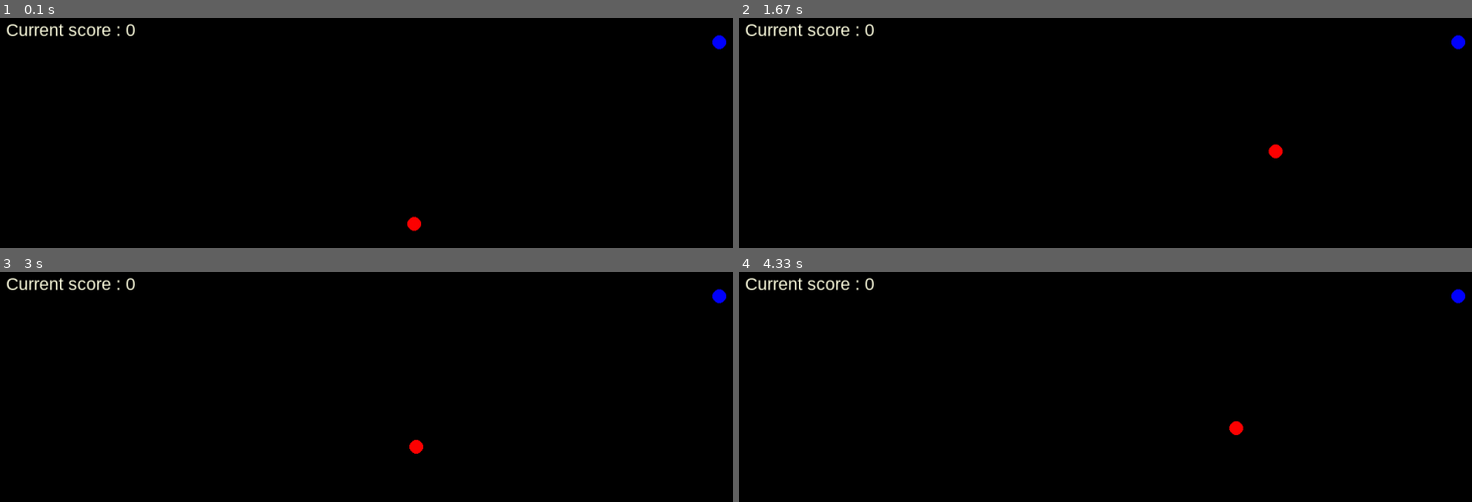
Above: before the commit, frames 1-4 (two rows, left to right).
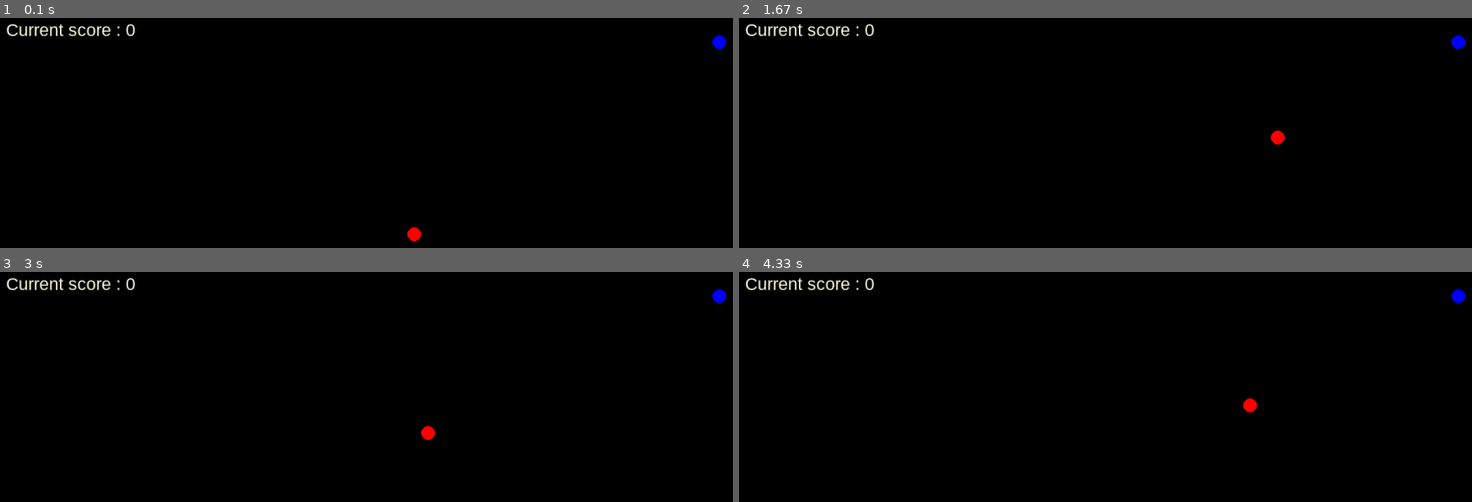
Above: after the commit, the same moments.

Repository: Matthew-Reidy/pygame-snake
Game: pygame game, started from main.py
The game is run twice, just before and just after one commit, with the same random seed, the same clock (stepped at 60 frames per second) and the same inputs.
Inputs:
- Up to frame 1 (0.1 s): no input
- Up to frame 2 (1.67 s): hold D 0.33-0.8 s; hold W 0.83-1.13 s; hold D 1.17-1.63 s
- Up to frame 3 (3 s): hold A 1.67-2.2 s; hold S 2.23-2.53 s; hold A 2.57-2.97 s
- Up to frame 4 (4.33 s): hold W 3-3.37 s; hold D 3.4-4.03 s; hold S from 4.07 s (still down)

The runs differ from the first frame. In frame 1, 0.2% of the frame differs, in the area x 55-58%, y 86-98%; in frame 2, 0.2%; in frame 3, 0.2%, in the area x 55-60%, y 66-80%; in frame 4, 0.2%.

Commit message:
win/lose conditions, alternating body segment colors

Diff:
--- a/main.py
+++ b/main.py
@@ -13,11 +13,13 @@
 
 COLLISION = pygame.USEREVENT + 1
 
-GAME_OUTCOME = pygame.USEREVENT + 2
+LOSE_CONDITION = pygame.USEREVENT + 2
+
+WIN_CONDITION = pygame.USEREVENT + 3
 
 DEFAULT_CIRCLE_RADIUS = 10
 
-movement_speed = 3
+MOVEMENT_SPEED= 20
 
 def main() -> None:
 
@@ -27,7 +29,7 @@
 
     player_prev_pos = pygame.Vector2(player_pos)
 
-    myfont = pygame.font.SysFont("Arial", 25)
+    font = pygame.font.SysFont("Arial", 25)
 
     rand_pos = RandPos(player_pos)
 
@@ -39,8 +41,7 @@
 
         screen.fill("black")
 
-        gameCounter(chain, myfont)
-
+        gameCounter(chain, font)
 
         for event in pygame.event.get():
             if event.type == pygame.QUIT:
@@ -54,23 +55,42 @@
                     # First body segment starts at the player's previous position
                     chain.append({
                         "current_position": pygame.Vector2(player_prev_pos),
-                        "previous_position": pygame.Vector2(player_prev_pos)
+                        "previous_position":pygame.Vector2(player_prev_pos),
+                        "color": "red"
                     })
                 else:
                     # Additional segments follow the last segment's previous position
+                    color = ""
+
+                    if len(chain) % 2 == 0:
+                        color = "red"
+                    else:
+                        color = "green"
+
                     last_segment = chain[-1]
                     chain.append({
                         "current_position": pygame.Vector2(last_segment["previous_position"]),
-                        "previous_position": pygame.Vector2(last_segment["previous_position"])
+                        "previous_position": pygame.Vector2(last_segment["previous_position"]),
+                        "color": color
                     })
 
-            if event.type == GAME_OUTCOME:
+            if event.type == LOSE_CONDITION:
+
+                label = font.render(f"YOU LOSE!", 1, (255,255,225))
+                screen.blit(label, (screen.get_width() / 2, screen.get_height() / 2))
+
+                running = False
+
+            if event.type == WIN_CONDITION:
+
+                label = font.render(f"YOU WIN!", 1, (255,255,225))
+                screen.blit(label, (screen.get_width() / 2, screen.get_height() / 2))
+
                 running = False
 
             if event.type == pygame.KEYDOWN:
                 if event.key in [pygame.K_w, pygame.K_a, pygame.K_s, pygame.K_d]:
                     movement_direction = event.key
-
 
 
         #food node
@@ -82,27 +102,28 @@
 
         if movement_direction == pygame.K_w:
 
-            player_pos.y -= movement_speed
+            player_pos.y -= MOVEMENT_SPEED
 
         if movement_direction == pygame.K_s:
 
-            player_pos.y += movement_speed
+            player_pos.y += MOVEMENT_SPEED
 
         if movement_direction == pygame.K_a:
 
-            player_pos.x -= movement_speed
+            player_pos.x -= MOVEMENT_SPEED
 
         if movement_direction == pygame.K_d:
 
-            player_pos.x += movement_speed
+            player_pos.x += MOVEMENT_SPEED
 
-        detectCircleCollision(rand_pos, player_pos)
+        if detectCircleCollision(rand_pos, player_pos):
+            pygame.event.post(pygame.event.Event(COLLISION))
 
         player_prev_pos = pygame.Vector2(player_pos)
 
         pygame.display.flip()
 
-        clock.tick(60) / 1000
+        clock.tick(10)
 
 
     pygame.quit()
@@ -122,18 +143,19 @@
             invalidCoordinates = False
             return pygame.Vector2(pos_x, pos_y)
 
-def detectCircleCollision(rand_pos : pygame.Vector2, player_pos: pygame.Vector2) -> None:
+def detectCircleCollision(rand_pos : pygame.Vector2, player_pos: pygame.Vector2) -> bool:
 
     # distance between two coordinates on the grid
     inner = (rand_pos.x - player_pos.x)**2 + (rand_pos.y - player_pos.y)**2
 
     distance = math.sqrt(inner)
 
-    if distance <= DEFAULT_CIRCLE_RADIUS * 2:
-        pygame.event.post(pygame.event.Event(COLLISION))
+    if distance < DEFAULT_CIRCLE_RADIUS * 2:
+        return True
 
+    return False
 
-def moveBody(chain, player_prev_pos ) -> None:
+def moveBody(chain, player_prev_pos) -> None:
 
     if len(chain) > 0:
 
@@ -143,6 +165,7 @@
         first_segment["current_position"] = pygame.Vector2(player_prev_pos)
 
         for i in range(1, len(chain)):
+
             current_segment = chain[i]
             prev_segment = chain[i - 1]
             current_segment_prev_pos = current_segment["current_position"]
@@ -150,7 +173,11 @@
             current_segment["current_position"] = prev_segment["previous_position"]
 
     for segment in chain:
-        pygame.draw.circle(screen, "red", segment["current_position"], DEFAULT_CIRCLE_RADIUS)
+        if detectCircleCollision(segment["current_position"], player_prev_pos):
+            pygame.event.post(pygame.event.Event(LOSE_CONDITION))
+
+
+        pygame.draw.circle(screen, segment["color"], segment["current_position"], DEFAULT_CIRCLE_RADIUS)
 
 
 def gameCounter(chain, font) -> None:
@@ -159,12 +186,8 @@
     label = font.render(f"Current score : {score}", 1, (255,255,225))
     screen.blit(label, (50,50))
 
+    if score == 100:
+        pygame.event.post(pygame.event.Event(WIN_CONDITION))
 
 if __name__ == "__main__":
     main()
-
-#
-#  nodes= [node1 : {currPos : pygame.Vector2(x,y), prevPos: pygame.Vector2(x,y)}, node2}
-#  for each node in nodes ...
-#   set current position of node2 to the previous position of node 1...repear
-#
Not shown, changed: README.md
